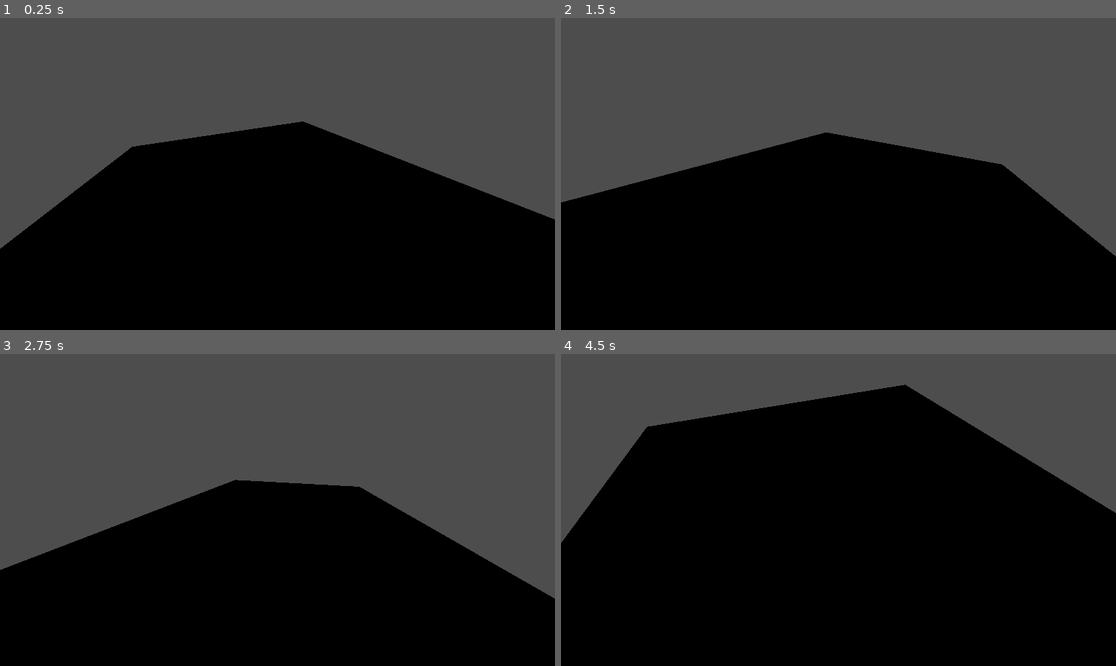
Above: before the commit, frames 1-4 (two rows, left to right).
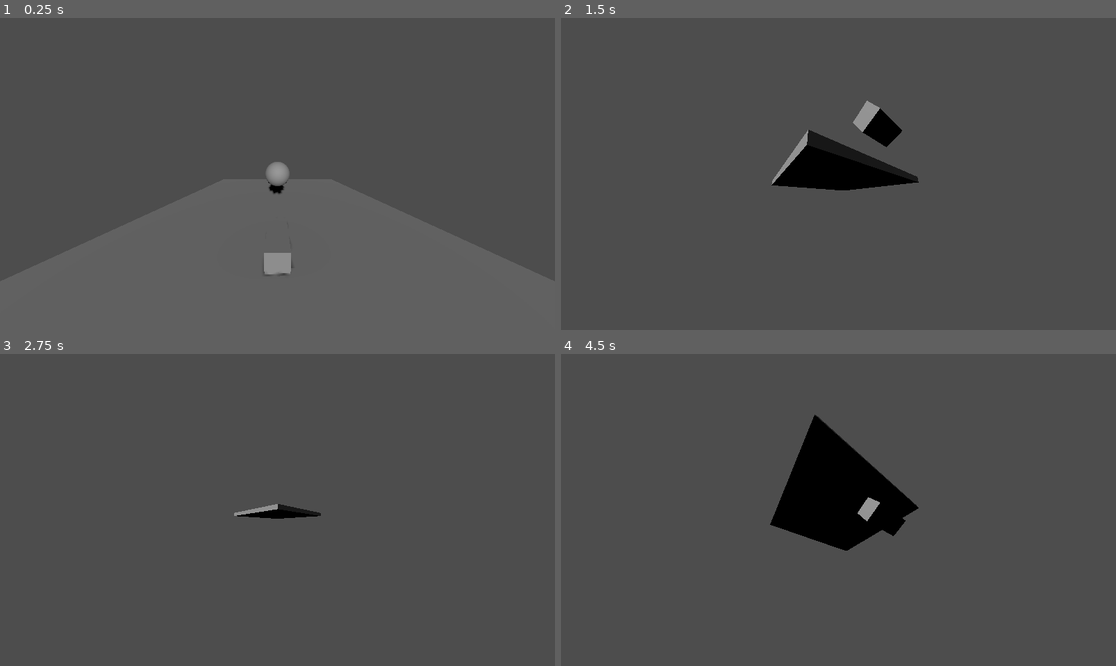
Above: after the commit, the same moments.

Repository: jcreek/CosmicClash
Game: Godot game, scene res://scenes/match.tscn
The game is run twice, just before and just after one commit, with the same random seed, the same clock (stepped at 60 frames per second) and the same inputs.
Inputs:
- Up to frame 1 (0.25 s): no input
- Up to frame 2 (1.5 s): hold D (move_right) 0.53-1.28 s; hold S (move_backward) from 1.28 s (still down)
- Up to frame 3 (2.75 s): release S (move_backward) at 2.03 s; hold D (move_right) from 2.03 s (still down)
- Up to frame 4 (4.5 s): release D (move_right) at 2.78 s; hold W (move_forward) 2.78-3.53 s; hold A (move_left) from 3.53 s (still down)

The runs differ from the first frame. In frame 1, 53% of the frame differs, in the area x 0-100%, y 33-100%; in frame 2, 49%; in frame 3, 46%; in frame 4, 68%, in the area x 0-100%, y 9-100%.

Commit message:
feat(*): Split out vehicle object

Diff:
--- /dev/null
+++ b/Game/objects/vehicle.tscn
@@ -0,0 +1,21 @@
+[gd_scene load_steps=4 format=3 uid="uid://dnra1buk328d"]
+
+[ext_resource type="Script" path="res://scripts/Vehicle.gd" id="1_5snef"]
+
+[sub_resource type="BoxShape3D" id="BoxShape3D_0otfk"]
+size = Vector3(0.5, 0.5, 1)
+
+[sub_resource type="BoxMesh" id="BoxMesh_uwum7"]
+size = Vector3(0.5, 0.5, 1)
+
+[node name="Vehicle" type="RigidBody3D"]
+transform = Transform3D(1, 0, 0, 0, 1, 0, 0, 0, 1, 2.08165e-12, 0.5, 2)
+mass = 10.0
+gravity_scale = 10.0
+script = ExtResource("1_5snef")
+
+[node name="CollisionShape3D" type="CollisionShape3D" parent="."]
+shape = SubResource("BoxShape3D_0otfk")
+
+[node name="MeshInstance3D" type="MeshInstance3D" parent="."]
+mesh = SubResource("BoxMesh_uwum7")
--- a/Game/scenes/match.tscn
+++ b/Game/scenes/match.tscn
@@ -1,41 +1,48 @@
 [gd_scene load_steps=9 format=3 uid="uid://djlfte5nx8sel"]
 
-[ext_resource type="Script" path="res://scripts/Vehicle.gd" id="1_xcj6u"]
+[ext_resource type="PackedScene" uid="uid://dnra1buk328d" path="res://objects/vehicle.tscn" id="2_2d4ji"]
 [ext_resource type="Script" path="res://scripts/MatchCamera3D.gd" id="2_n3g6s"]
+[ext_resource type="PackedScene" uid="uid://cofdcxo5170rs" path="res://objects/goal.tscn" id="3_xk008"]
+[ext_resource type="Script" path="res://scripts/goal2.gd" id="4_ukkeh"]
 
-[sub_resource type="BoxShape3D" id="BoxShape3D_xf0b8"]
-size = Vector3(1, 0.5, 0.5)
+[sub_resource type="BoxMesh" id="BoxMesh_xotuo"]
+size = Vector3(10, 0.5, 10)
 
-[sub_resource type="BoxMesh" id="BoxMesh_ox3jn"]
-size = Vector3(1, 0.5, 0.5)
+[sub_resource type="BoxShape3D" id="BoxShape3D_133xi"]
+size = Vector3(10, 0.5, 10)
 
 [sub_resource type="SphereShape3D" id="SphereShape3D_c5p07"]
 
 [sub_resource type="SphereMesh" id="SphereMesh_uxjj0"]
 
-[sub_resource type="BoxShape3D" id="BoxShape3D_gyxf6"]
-size = Vector3(50, 0.1, 50)
-
-[sub_resource type="BoxMesh" id="BoxMesh_vk12m"]
-size = Vector3(50, 0.1, 50)
-
 [node name="MatchNode3D" type="Node3D"]
 
-[node name="Vehicle" type="RigidBody3D" parent="."]
-transform = Transform3D(1, 0, 0, 0, 1, 0, 0, 0, 1, 3.97288, 1.24949, 0.0115612)
-mass = 10.0
-gravity_scale = 10.0
-script = ExtResource("1_xcj6u")
+[node name="MatchCamera3D" type="Camera3D" parent="." node_paths=PackedStringArray("vehicle", "ball")]
+transform = Transform3D(1, 0, 0, 0, 1, 0, 0, 0, 1, 2.08165e-12, 1.33585, 3.3972)
+current = true
+fov = 114.877
+script = ExtResource("2_n3g6s")
+vehicle = NodePath("../Players/Player1")
+ball = NodePath("../Ball")
 
-[node name="CollisionShape3D" type="CollisionShape3D" parent="Vehicle"]
-shape = SubResource("BoxShape3D_xf0b8")
+[node name="DirectionalLight3D" type="DirectionalLight3D" parent="."]
+transform = Transform3D(0.908048, -0.417905, 0.0283578, 0.372456, 0.836559, 0.401802, -0.191638, -0.354294, 0.915287, 0, 3.7388, 0.115907)
+shadow_enabled = true
 
-[node name="MeshInstance3D" type="MeshInstance3D" parent="Vehicle"]
-mesh = SubResource("BoxMesh_ox3jn")
+[node name="Floor" type="StaticBody3D" parent="."]
+metadata/_edit_group_ = true
+
+[node name="MeshInstance3D" type="MeshInstance3D" parent="Floor"]
+mesh = SubResource("BoxMesh_xotuo")
+
+[node name="CollisionShape3D" type="CollisionShape3D" parent="Floor"]
+shape = SubResource("BoxShape3D_133xi")
 
 [node name="Ball" type="RigidBody3D" parent="."]
-transform = Transform3D(1, 0, 0, 0, 1, 0, 0, 0, 1, -1.00382, 1.26061, 0)
-mass = 10.0
+transform = Transform3D(1, 0, 0, 0, 1, 0, 0, 0, 1, 2.08165e-12, 2, 2.08165e-12)
+mass = 100.0
+inertia = Vector3(100, 100, 100)
+metadata/_edit_group_ = true
 
 [node name="CollisionShape3D" type="CollisionShape3D" parent="Ball"]
 shape = SubResource("SphereShape3D_c5p07")
@@ -43,18 +50,13 @@
 [node name="MeshInstance3D" type="MeshInstance3D" parent="Ball"]
 mesh = SubResource("SphereMesh_uxjj0")
 
-[node name="MatchCamera3D" type="Camera3D" parent="." node_paths=PackedStringArray("vehicle", "ball")]
-transform = Transform3D(1, 0, 0, 0, 1, 0, 0, 0, 1, 2.08165e-12, 2.08165e-12, 2.08165e-12)
-current = true
-fov = 114.877
-script = ExtResource("2_n3g6s")
-vehicle = NodePath("../Vehicle")
-ball = NodePath("../Ball")
+[node name="Players" type="Node3D" parent="."]
 
-[node name="Floor" type="StaticBody3D" parent="."]
+[node name="Player1" parent="Players" instance=ExtResource("2_2d4ji")]
 
-[node name="CollisionShape3D" type="CollisionShape3D" parent="Floor"]
-shape = SubResource("BoxShape3D_gyxf6")
+[node name="Goals" type="Node3D" parent="."]
 
-[node name="MeshInstance3D" type="MeshInstance3D" parent="Floor"]
-mesh = SubResource("BoxMesh_vk12m")
+[node name="Goal2" parent="Goals" node_paths=PackedStringArray("ball") instance=ExtResource("3_xk008")]
+transform = Transform3D(1, 0, 0, 0, 1, 0, 0, 0, 1, 2.08165e-12, 1, -5)
+script = ExtResource("4_ukkeh")
+ball = NodePath("../../Ball")
--- a/Game/scripts/MatchCamera3D.gd
+++ b/Game/scripts/MatchCamera3D.gd
@@ -7,7 +7,7 @@
 	if vehicle and ball:
 		# Adjust the offset based on your scene scale
 		# Increasing Y component to raise the camera higher above the vehicle
-		var offset = Vector3(0, 10, 10) # Adjust Y to change height
+		var offset = Vector3(0, 2, -2) # Adjust Y to change height
 
 		# Position the camera behind and above the vehicle
 		var behind_vehicle = vehicle.global_transform.origin - vehicle.global_transform.basis.z * offset.z
--- a/Game/scripts/Vehicle.gd
+++ b/Game/scripts/Vehicle.gd
@@ -3,6 +3,7 @@
 var speed = 10.0  # Adjust the speed as necessary
 
 func _integrate_forces(state):
+	# TODO - change these so they are relative to the vehicle, not the world
 	var input_vector = Vector3.ZERO
 	if Input.is_action_pressed("move_forward"):
 		input_vector.z -= 1
